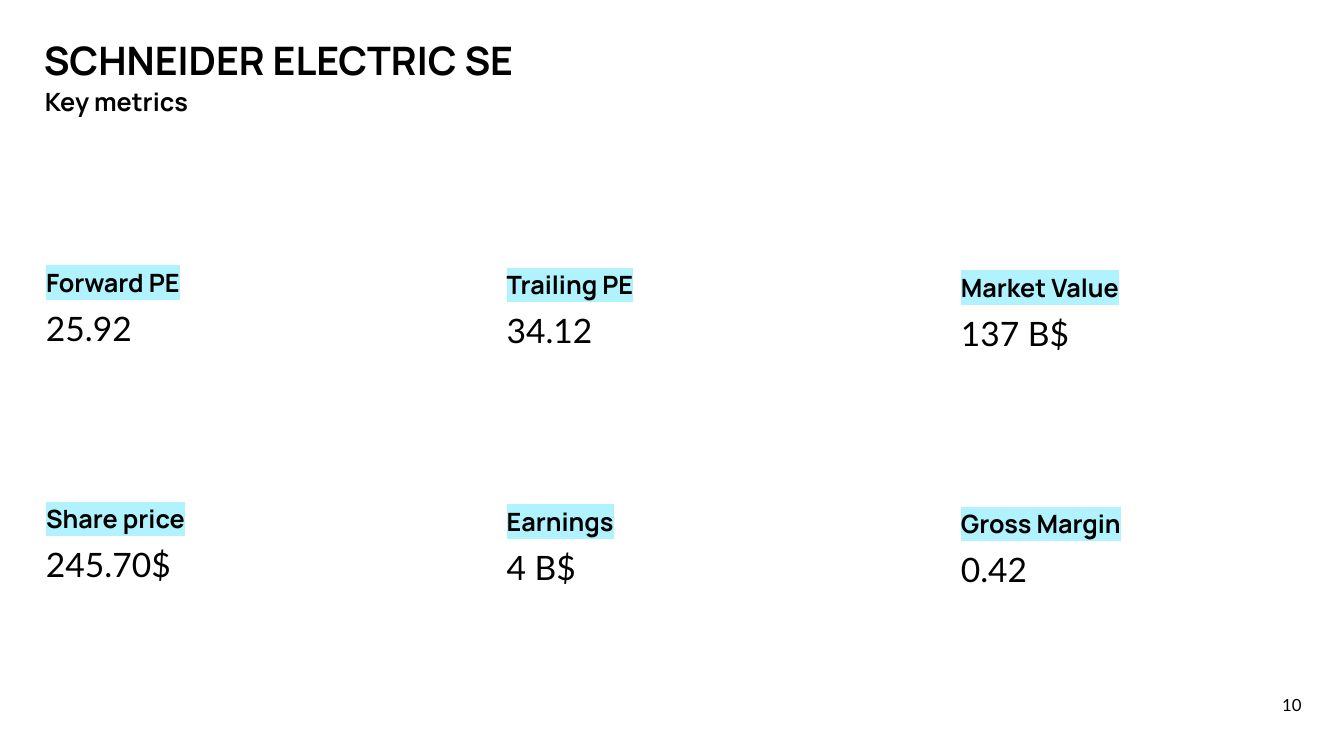
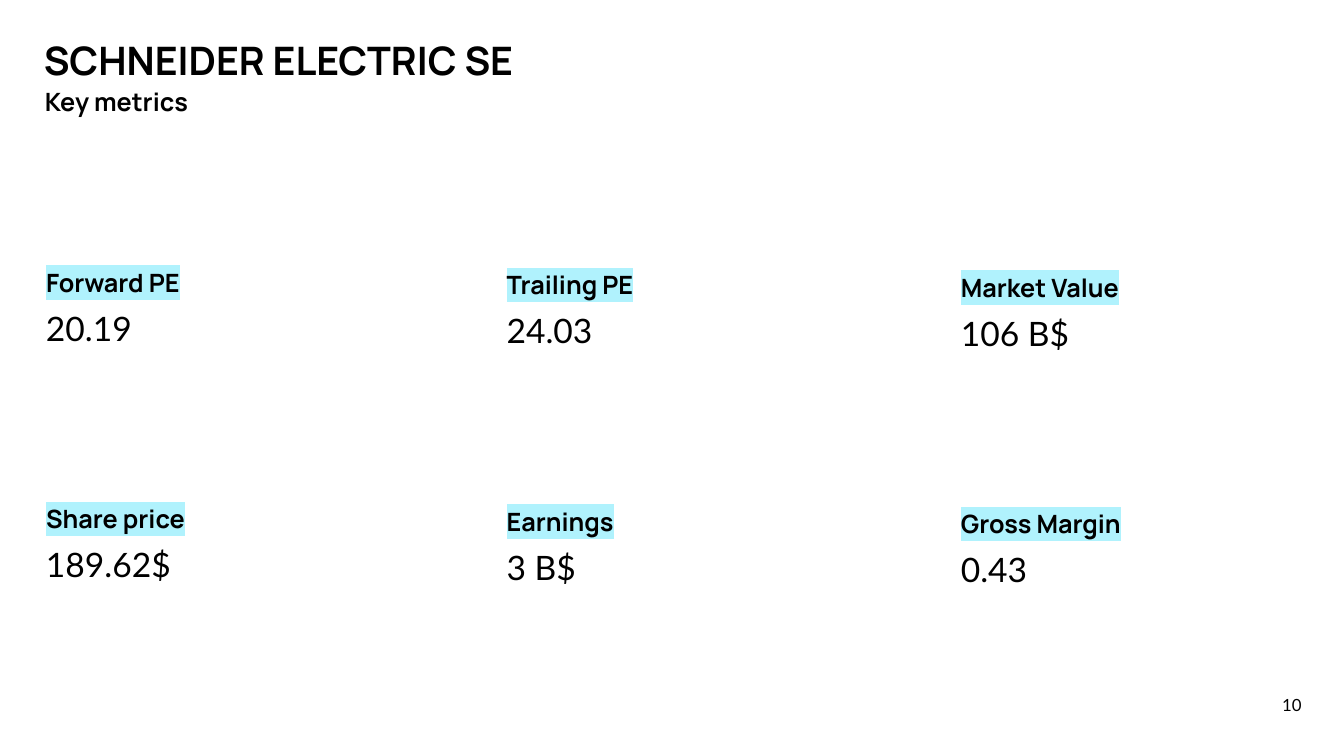
Before and after one commit to mx791/PyConsulting, a slide deck: slide 10 of out/out.pptx. Drawn at 1344x756 pixels with LibreOffice and Linux fonts; fonts in the diff are those of the drawing; background and template pictures are left out. Boxes give left, top, right and bottom in pixels: in the first picture for what was removed or moved away, otherwise in the second. Text is boxed around its words. In the diff, an @@ line names an element or a change of style, - is before the commit and + after.

```diff
--- a/out/out.pptx
+++ b/out/out.pptx
@@ text at (x1=46, y1=316, x2=132, y2=342): text changed @@
-25.92
+20.19
@@ text at (x1=507, y1=318, x2=593, y2=344): text changed @@
-34.12
+24.03
@@ text at (x1=961, y1=318, x2=1069, y2=350): text changed @@
-137 B$
+106 B$
@@ text at (x1=46, y1=549, x2=171, y2=581): text changed @@
-245.70$
+189.62$
@@ text at (x1=507, y1=552, x2=576, y2=584): text changed @@
-4 B$
+3 B$
@@ text at (x1=961, y1=557, x2=1027, y2=583): text changed @@
-0.42
+0.43
```
Also in this commit, not shown: 18 other slides changed, 15 slides added, 5 other files.
